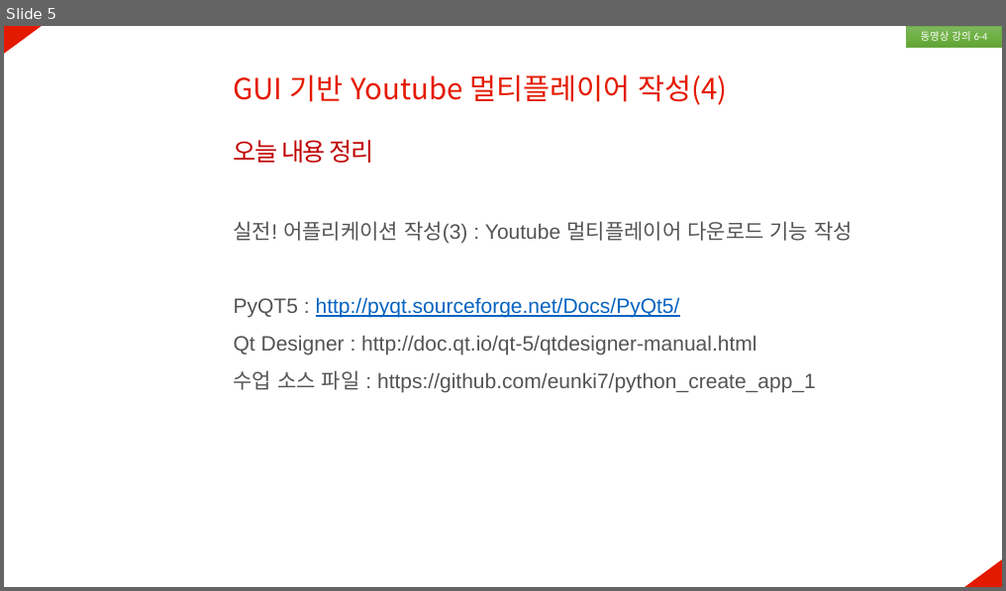
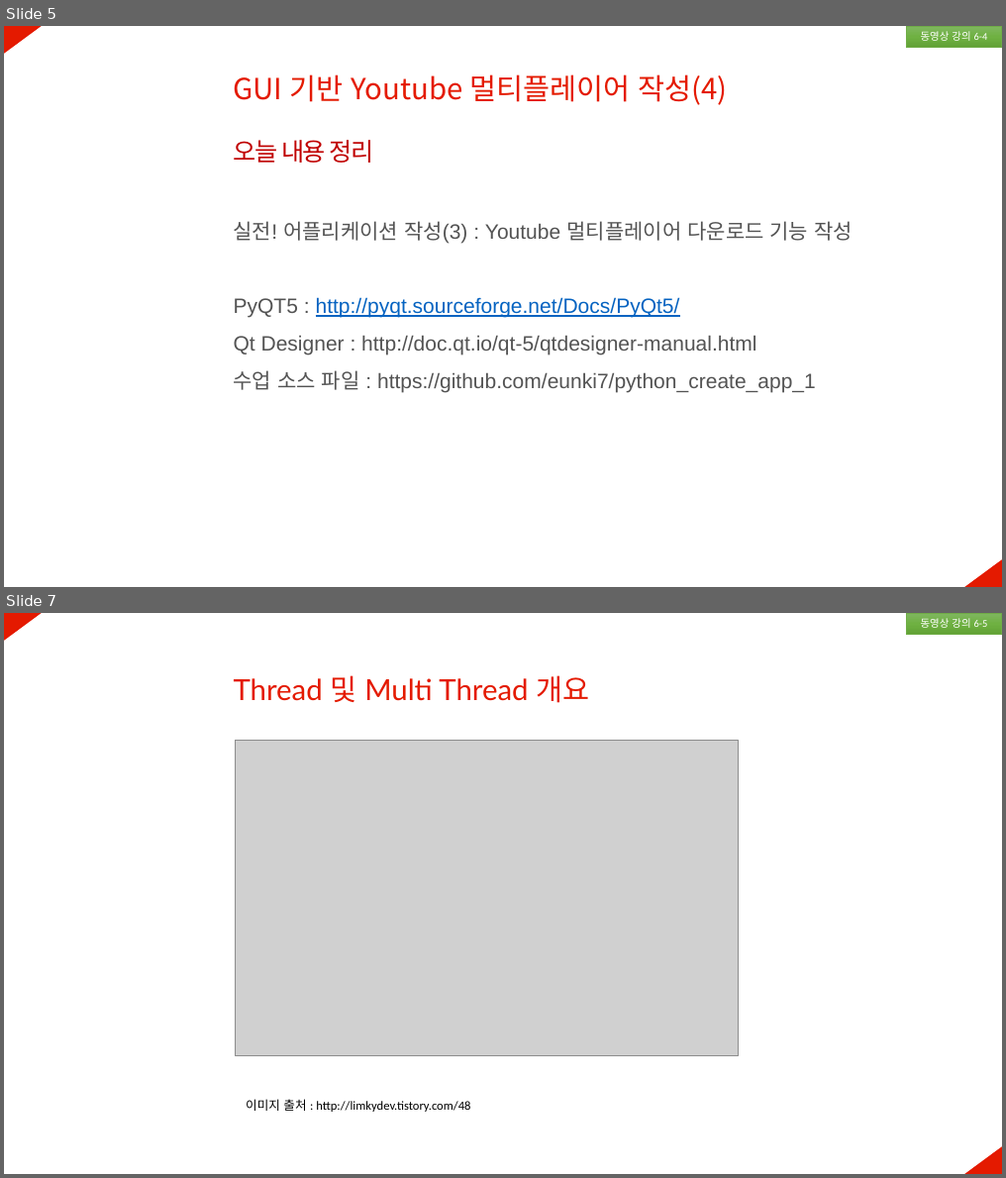
Before and after one commit to eunki7/python_create_app_1, a slide deck: section6/챕터6 강의 PPT.pptx. Shown one above the other, each under a label of ours: slide 5 before the commit, slides 5 and 7 after it; the slides between them are not shown. The pictures are 1006x591 and 1006x1178 pixels, drawn with LibreOffice and Linux fonts; fonts in the diff are those of the drawing; grey boxes stand for pictures. Boxes give left, top, right and bottom in pixels: in the first picture for what was removed or moved away, otherwise in the second. Text is boxed around its words. In the diff, an @@ line names an element or a change of style, - is before the commit and + after.

```diff
--- a/section6/챕터6 강의 PPT.pptx
+++ b/section6/챕터6 강의 PPT.pptx
@@ slide 7 added at [4,613,1002,1174], background #FFFFFF; not listed: 2 template elements that a slide beside it also shows @@
@@ rectangle added at [906,613,1002,635], fill gradient #81B861 to #6FB242 to #62A336, outline #70AD47 0.5 pt, 10 pt, text #FFFFFF @@
+동영상 강의 6-5
@@ text added at [234,675,589,703], 28 pt, text #E41A00 @@
+Thread 및 Multi Thread 개요
@@ picture added at [235,741,739,1056] @@
@@ text added at [246,1099,470,1112], 12 pt, text #000000 @@
+이미지 출처 : http://limkydev.tistory.com/48
```
Also in this commit, not shown: 3 other slides added, 14 other files.
